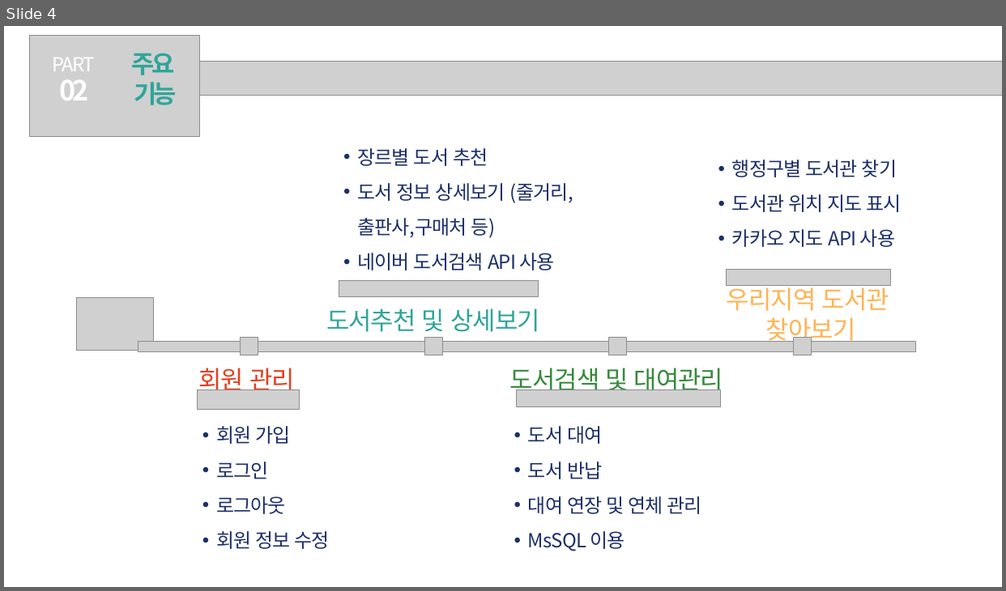
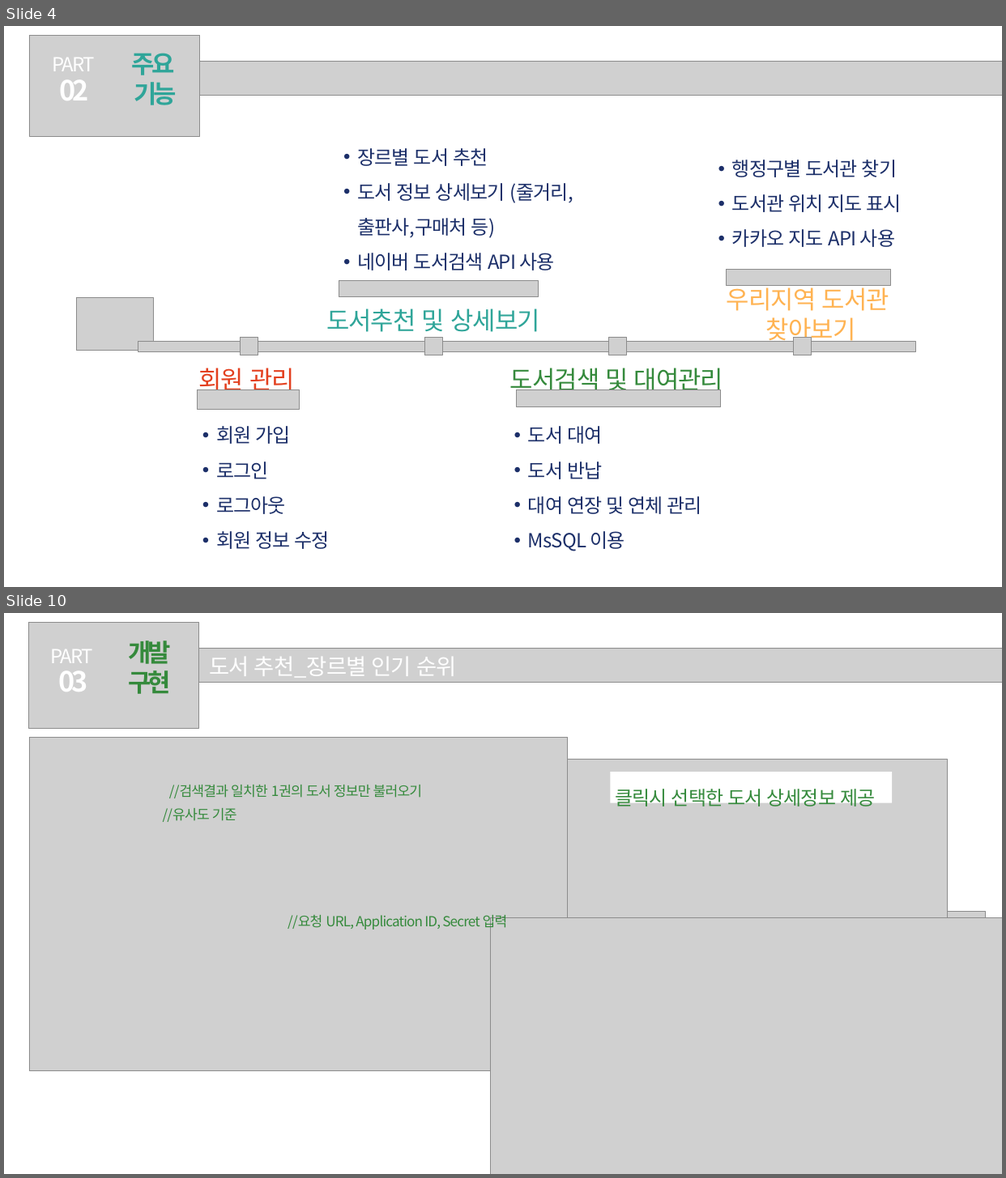
Before and after one commit to hanYijin/portfolio_2021, a slide deck: 공공도서관.pptx. Shown one above the other, each under a label of ours: slide 4 before the commit, slides 4 and 10 after it; the slides between them are not shown. The pictures are 1006x591 and 1006x1178 pixels, drawn with LibreOffice and Linux fonts; fonts in the diff are those of the drawing; grey boxes stand for pictures. Boxes give left, top, right and bottom in pixels: in the first picture for what was removed or moved away, otherwise in the second. Text is boxed around its words. In the diff, an @@ line names an element or a change of style, - is before the commit and + after.

```diff
--- a/공공도서관.pptx
+++ b/공공도서관.pptx
@@ slide 10 added at <box>4,613,1002,1174</box>, background #FFFFFF @@
@@ picture added at <box>62,648,1002,682</box> @@
@@ group added at <box>29,622,198,728</box>: 3 texts, 1 picture @@
+PART
+03
+개발
+구현
@@ text added at <box>209,657,457,676</box>, 32 pt, text #FFFFFF @@
+도서 추천_장르별 인기 순위
@@ picture added at <box>29,737,567,1071</box> @@
@@ picture added at <box>556,759,947,1085</box> @@
@@ rectangle added at <box>610,773,892,803</box>, fill #FFFFFF, 28 pt, text #358A3C @@
+클릭시 선택한 도서 상세정보 제공
@@ text added at <box>169,785,423,798</box>, 20 pt, text #358A3C @@
+//검색결과 일치한 1권의 도서 정보만 불러오기
@@ text added at <box>163,808,237,822</box>, 20 pt, text #358A3C @@
+//유사도 기준
@@ text added at <box>288,915,508,931</box>, 20 pt, text #358A3C @@
+//요청 URL, Application ID, Secret 입력
@@ picture added at <box>491,918,1002,1174</box> @@
@@ picture added at <box>548,911,985,1156</box> @@
```
Also in this commit, not shown: 2 slides changed, 3 other slides added.
